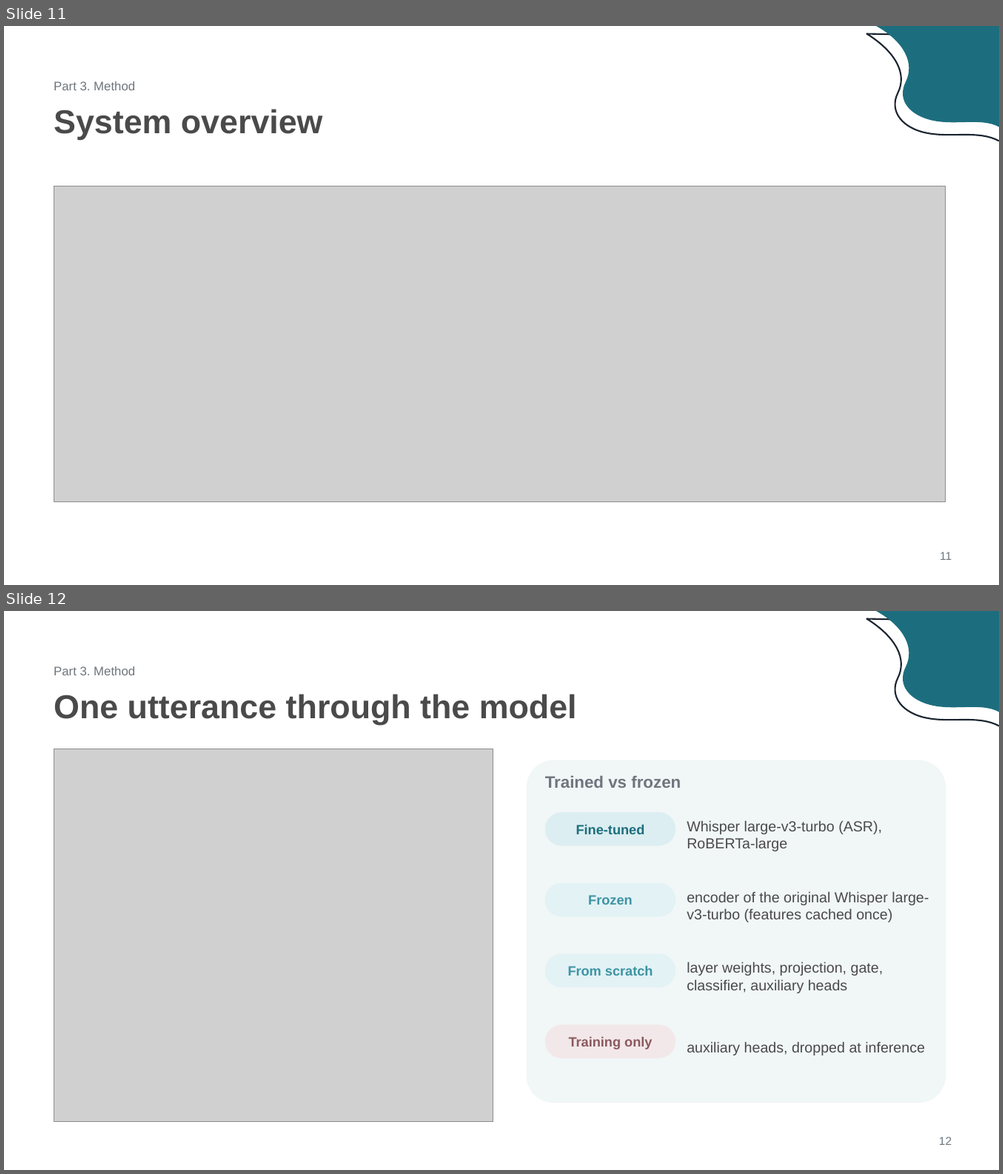
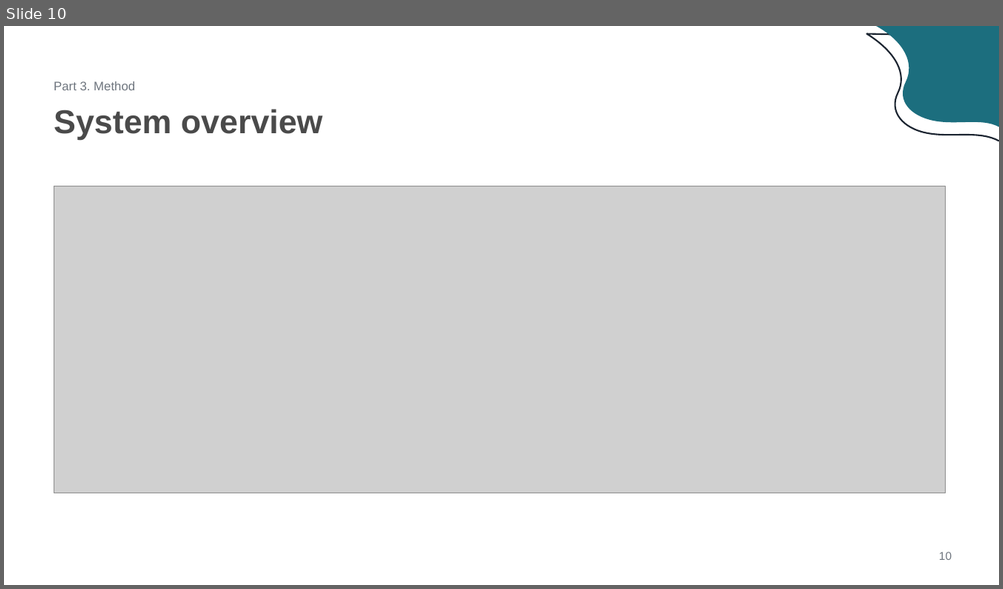
Before and after one commit to jasonhoang6201/vp-ser, a slide deck: paper-review/slides/eaasr-slides.pptx. Shown one above the other, each under a label of ours: slides 11 and 12 before the commit, slide 10 after it. The pictures are 1003x1174 and 1003x589 pixels, drawn with LibreOffice and Linux fonts; fonts in the diff are those of the drawing; grey boxes stand for pictures. Boxes give left, top, right and bottom in pixels: in the first picture for what was removed or moved away, otherwise in the second. Text is boxed around its words. In the diff, an @@ line names an element or a change of style, - is before the commit and + after.

```diff
--- a/paper-review/slides/eaasr-slides.pptx
+++ b/paper-review/slides/eaasr-slides.pptx
@@ slide 12 removed at [4, 611, 999, 1170], background #FFFFFF @@
@@ freeform shape removed at [867, 618, 999, 726] @@
@@ freeform shape removed at [876, 611, 999, 712] @@
@@ text removed at [54, 667, 135, 675] @@
-Part 3. Method
@@ text removed at [54, 694, 577, 725] @@
-One utterance through the model
@@ picture removed at [54, 749, 492, 1122] @@
@@ rounded rectangle removed at [526, 760, 945, 1103] @@
@@ text removed at [545, 776, 680, 788] @@
-Trained vs frozen
@@ rounded rectangle removed at [545, 812, 675, 846] @@
-Fine-tuned
@@ text removed at [686, 821, 882, 851] @@
-Whisper large-v3-turbo (ASR), RoBERTa-large
@@ rounded rectangle removed at [545, 883, 675, 917] @@
-Frozen
@@ text removed at [686, 892, 928, 923] @@
-encoder of the original Whisper large-v3-turbo (features cached once)
@@ rounded rectangle removed at [545, 954, 675, 988] @@
-From scratch
@@ text removed at [686, 963, 883, 994] @@
-layer weights, projection, gate, classifier, auxiliary heads
@@ rounded rectangle removed at [545, 1025, 675, 1059] @@
-Training only
@@ text removed at [686, 1042, 925, 1056] @@
-auxiliary heads, dropped at inference
@@ text removed at [939, 1137, 951, 1145] @@
-12
@@ what was slide 11 is now slide 10 @@
@@ slide 10 changed as well @@
@@ picture: place and size @@
-picture at [54, 187, 945, 502]
+picture at [54, 187, 945, 494]
@@ text at [939, 552, 951, 560]: text changed @@
-11
+10
```
Also in this commit, not shown: 13 other slides changed, 5 slides added, 6 other slides removed, 18 other files.
